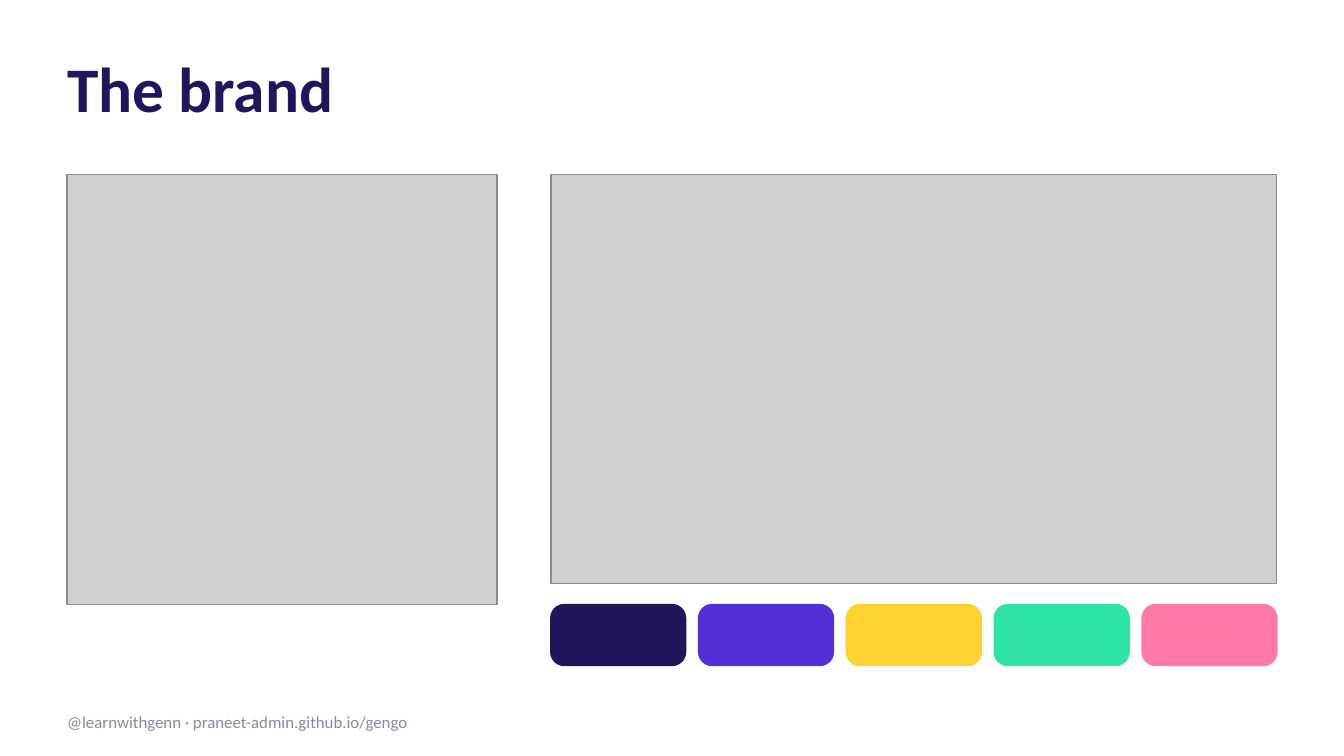
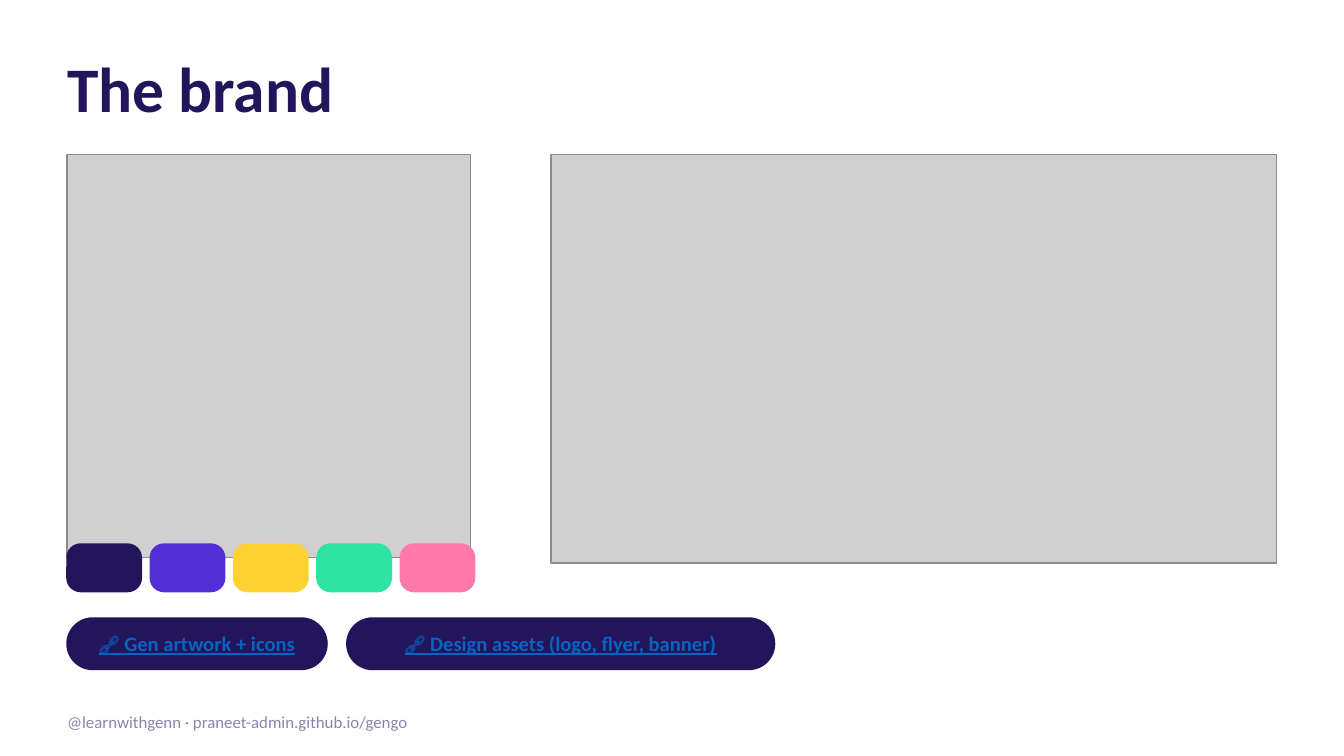
Before and after one commit to praneet-admin/gengo, a slide deck: slide 11 of launch/Gengo-Marketing-Glance.pptx. Drawn at 1344x756 pixels with LibreOffice and Linux fonts; fonts in the diff are those of the drawing; grey boxes stand for pictures. Boxes give left, top, right and bottom in pixels: in the first picture for what was removed or moved away, otherwise in the second. Text is boxed around its words. In the diff, an @@ line names an element or a change of style, - is before the commit and + after.

```diff
--- a/launch/Gengo-Marketing-Glance.pptx
+++ b/launch/Gengo-Marketing-Glance.pptx
@@ picture: place and size @@
-picture at box(67, 175, 497, 605)
+picture at box(67, 155, 470, 558)
@@ picture: place and size @@
-picture at box(551, 175, 1277, 583)
+picture at box(551, 155, 1277, 563)
@@ rounded rectangle added at box(67, 544, 141, 591), fill #23155C, outline #23155C 1 pt @@
@@ rounded rectangle added at box(151, 544, 224, 591), fill #5330D6, outline #5330D6 1 pt @@
@@ rounded rectangle added at box(234, 544, 308, 591), fill #FFD233, outline #FFD233 1 pt @@
@@ rounded rectangle added at box(317, 544, 391, 591), fill #2FE3A5, outline #2FE3A5 1 pt @@
@@ rounded rectangle added at box(401, 544, 474, 591), fill #FF78AA, outline #FF78AA 1 pt @@
@@ rounded rectangle added at box(67, 618, 327, 669), fill #23155C, outline #23155C 1 pt @@
@@ rounded rectangle: place and size @@
-rounded rectangle at box(551, 605, 685, 665)
+rounded rectangle at box(347, 618, 774, 669)
@@ rounded rectangle at box(347, 618, 774, 669): proportions changed @@
@@ rounded rectangle removed at box(699, 605, 833, 665) @@
@@ rounded rectangle removed at box(847, 605, 981, 665) @@
@@ rounded rectangle removed at box(995, 605, 1129, 665) @@
@@ rounded rectangle removed at box(1142, 605, 1277, 665) @@
@@ text added at box(124, 636, 295, 655), 11 pt, text #0563C1, bold, underline @@
+🔗 Gen artwork + icons
@@ text added at box(430, 636, 716, 655), 11 pt, text #0563C1, bold, underline @@
+🔗 Design assets (logo, flyer, banner)
```
Also in this commit, not shown: 10 other slides changed, 1 slide added, 1 slide removed.
